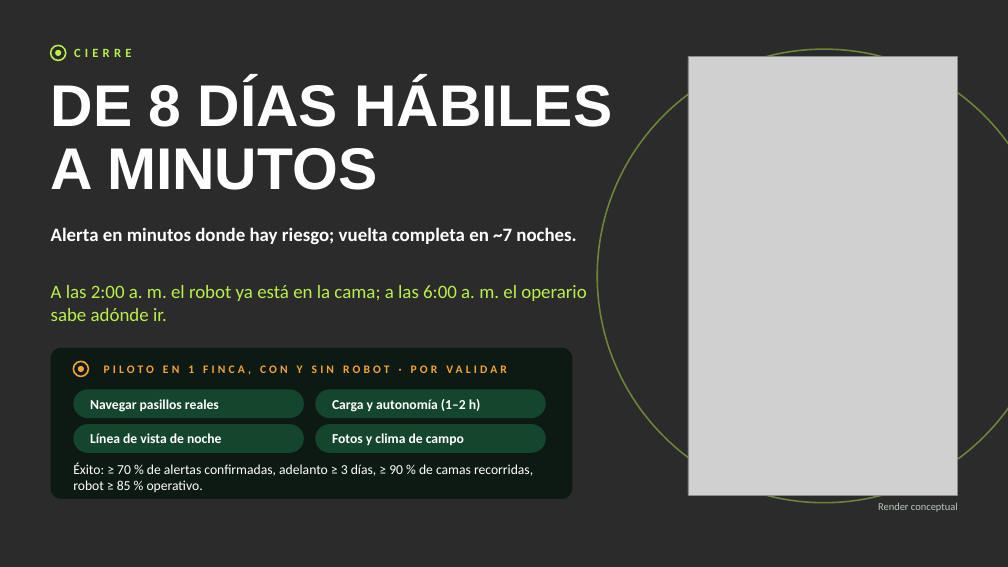
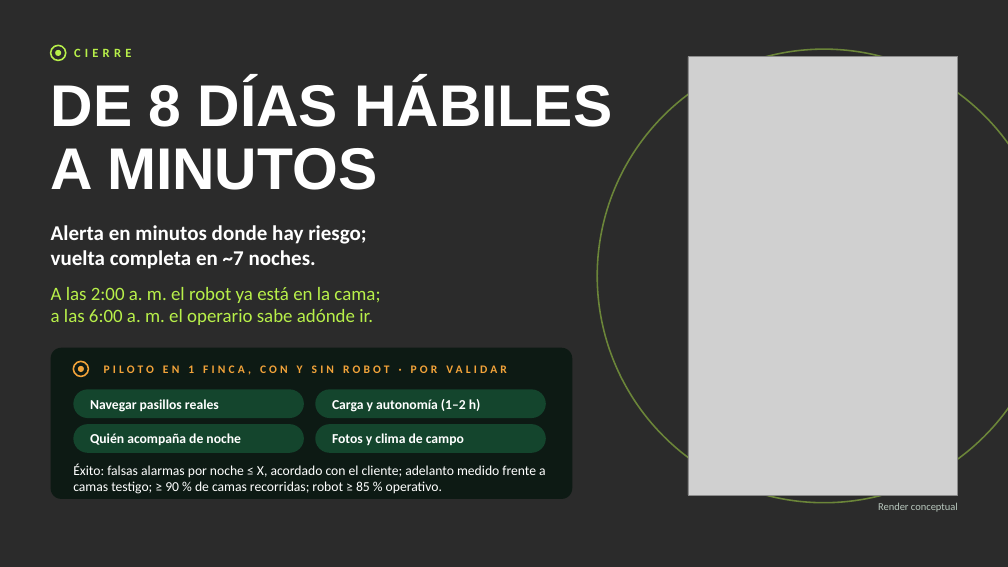
Before and after one commit to SantiagoSantafe/sabanahack2027, a slide deck: slide 11 of presentacion/BerryGoodIdea_pitch.pptx. Drawn at 1008x567 pixels with LibreOffice and Linux fonts; fonts in the diff are those of the drawing; grey boxes stand for pictures; background and template pictures are left out; a plain dark background stands for a picture behind light text. Boxes give left, top, right and bottom in pixels: in the first picture for what was removed or moved away, otherwise in the second. Text is boxed around its words. In the diff, an @@ line names an element or a change of style, - is before the commit and + after.

```diff
--- a/presentacion/BerryGoodIdea_pitch.pptx
+++ b/presentacion/BerryGoodIdea_pitch.pptx
@@ text at [51, 225, 366, 269]: text changed; size 18 to 20 pt @@
-Alerta en minutos donde hay riesgo; vuelta completa en ~7 noches.
+Alerta en minutos donde hay riesgo;
+vuelta completa en ~7 noches.
@@ text at [51, 287, 380, 325]: text changed @@
-A las 2:00 a. m. el robot ya está en la cama; a las 6:00 a. m. el operario sabe adónde ir.
+A las 2:00 a. m. el robot ya está en la cama;
+a las 6:00 a. m. el operario sabe adónde ir.
@@ text in rounded rectangle at [90, 433, 240, 445]: text changed @@
-Línea de vista de noche
+Quién acompaña de noche
@@ text at [73, 463, 546, 494]: text changed @@
-Éxito: ≥ 70 % de alertas confirmadas, adelanto ≥ 3 días, ≥ 90 % de camas recorridas, robot ≥ 85 % operativo.
+Éxito: falsas alarmas por noche ≤ X, acordado con el cliente; adelanto medido frente a camas testigo; ≥ 90 % de camas recorridas; robot ≥ 85 % operativo.
```
Also in this commit, not shown: 8 other slides changed, 11 other files.
